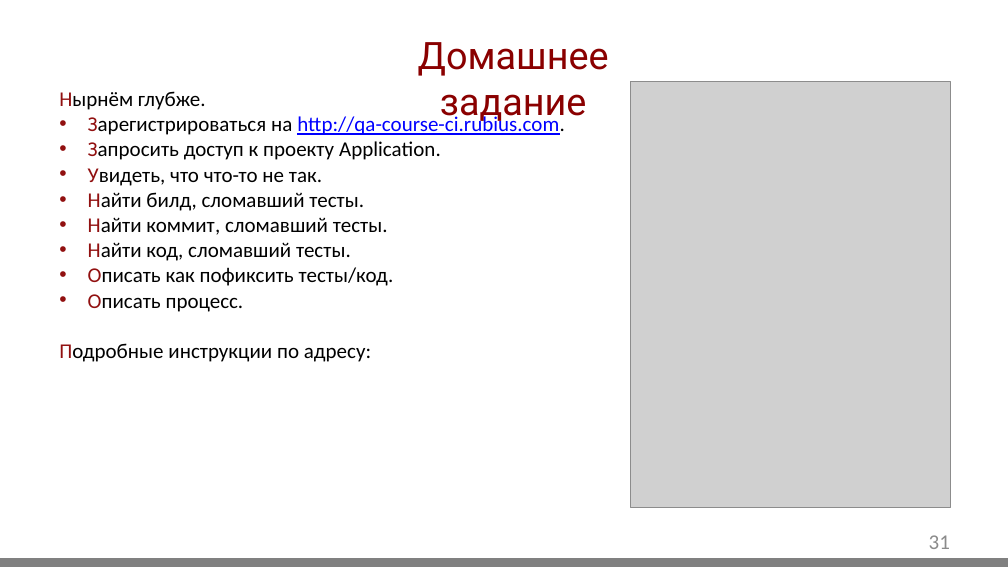
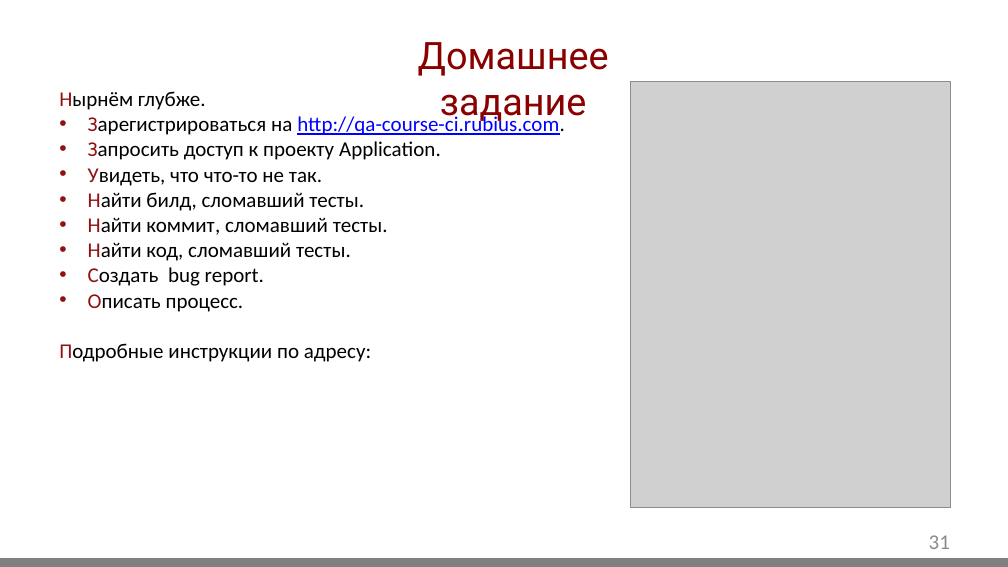
Before and after one commit to GidMaster/qa-courses, a slide deck: slide 31 of lection.pptx. Drawn at 1008x567 pixels with LibreOffice and Linux fonts; fonts in the diff are those of the drawing; grey boxes stand for pictures; background and template pictures are left out. Boxes give left, top, right and bottom in pixels: in the first picture for what was removed or moved away, otherwise in the second. Text is boxed around its words. In the diff, an @@ line names an element or a change of style, - is before the commit and + after.

```diff
--- a/lection.pptx
+++ b/lection.pptx
@@ text at box(88, 267, 264, 286): text changed @@
-• Описать как пофиксить тесты/код.
+• Создать bug report.
```
Also in this commit, not shown: 1 other file.
